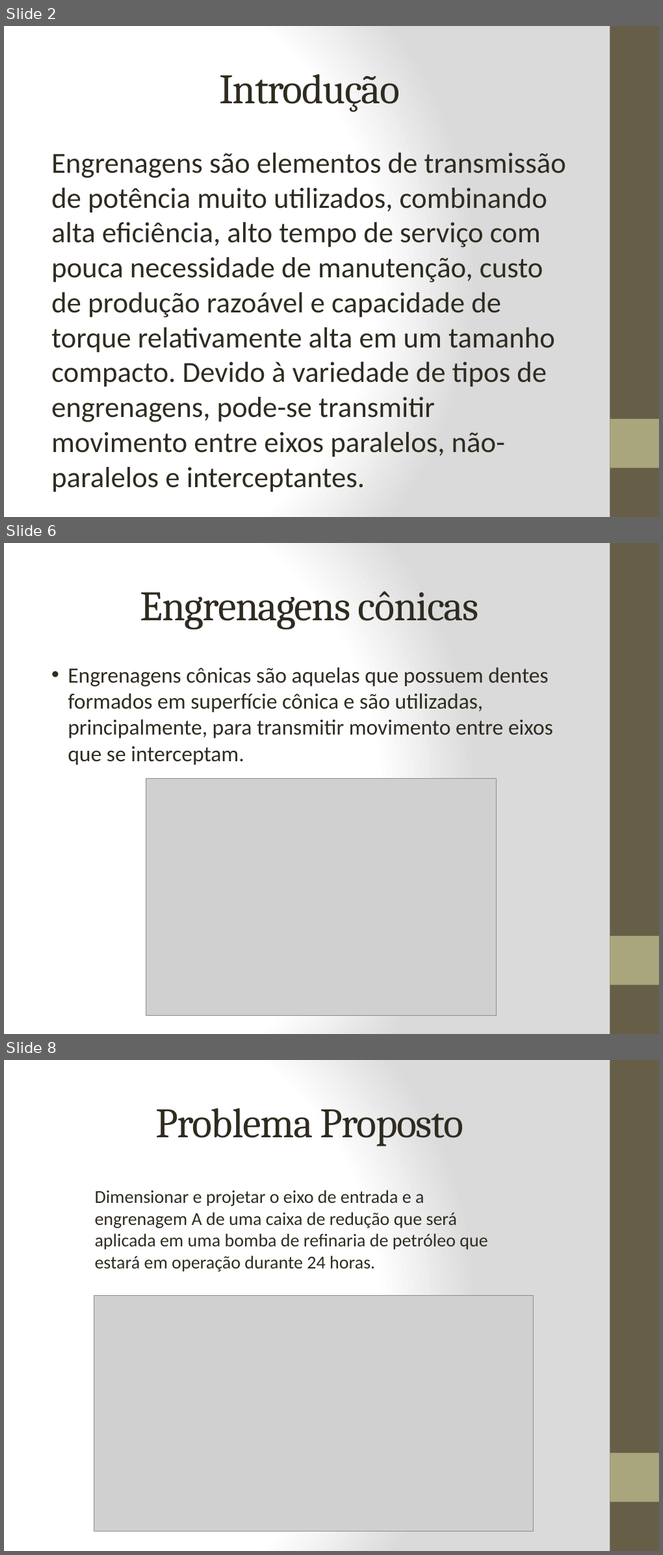
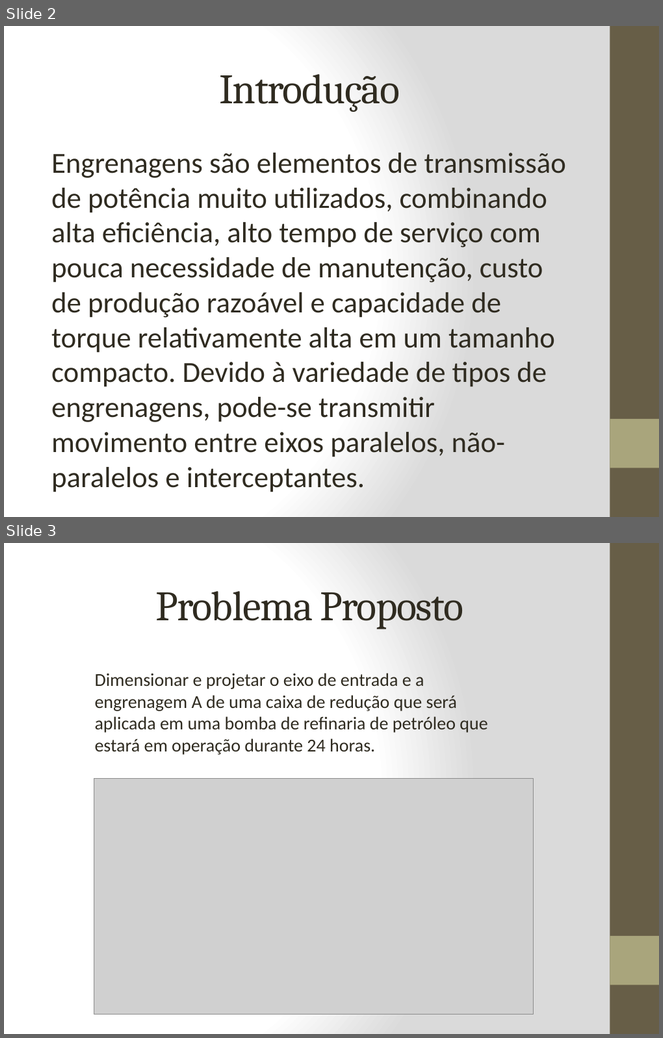
Before and after one commit to furstmartins/mechanical, a slide deck: Apresentacao/dimensionamento de engrenagens.pptx. Shown one above the other, each under a label of ours: slides 2, 6 and 8 before the commit, slides 2 and 3 after it; the slides between them are not shown. The pictures are 663x1555 and 663x1038 pixels, drawn with LibreOffice and Linux fonts; fonts in the diff are those of the drawing; grey boxes stand for pictures. Boxes give left, top, right and bottom in pixels: in the first picture for what was removed or moved away, otherwise in the second. Text is boxed around its words. In the diff, an @@ line names an element or a change of style, - is before the commit and + after.

```diff
--- a/Apresentacao/dimensionamento de engrenagens.pptx
+++ b/Apresentacao/dimensionamento de engrenagens.pptx
@@ slide 6 removed at [4, 543, 659, 1034], background gradient #FFFFFF to #DADADA; not listed: 2 template elements that a slide beside it also shows @@
@@ title removed at [140, 591, 479, 629] @@
-Engrenagens cônicas
@@ text removed at [68, 667, 553, 765] @@
-• Engrenagens cônicas são aquelas que possuem dentes formados em superfície cônica e são utilizadas, principalmente, para transmitir movimento entre eixos que se interceptam.
@@ picture removed at [146, 778, 497, 1016] @@
@@ what was slide 8 is now slide 3 @@
```
Also in this commit, not shown: 4 other slides removed, 5 other files.
